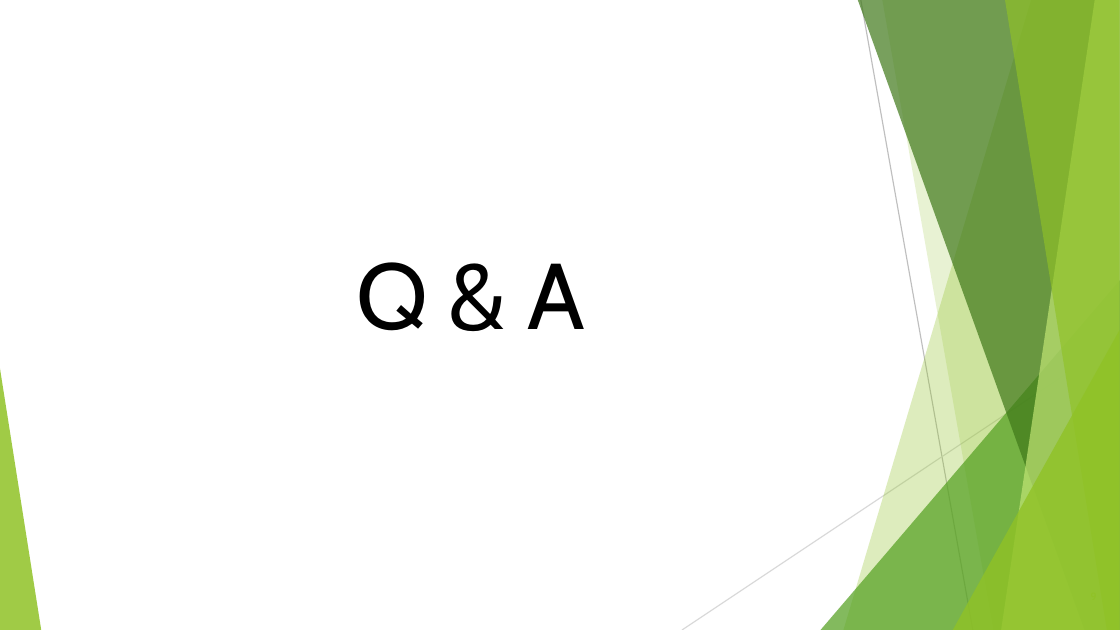
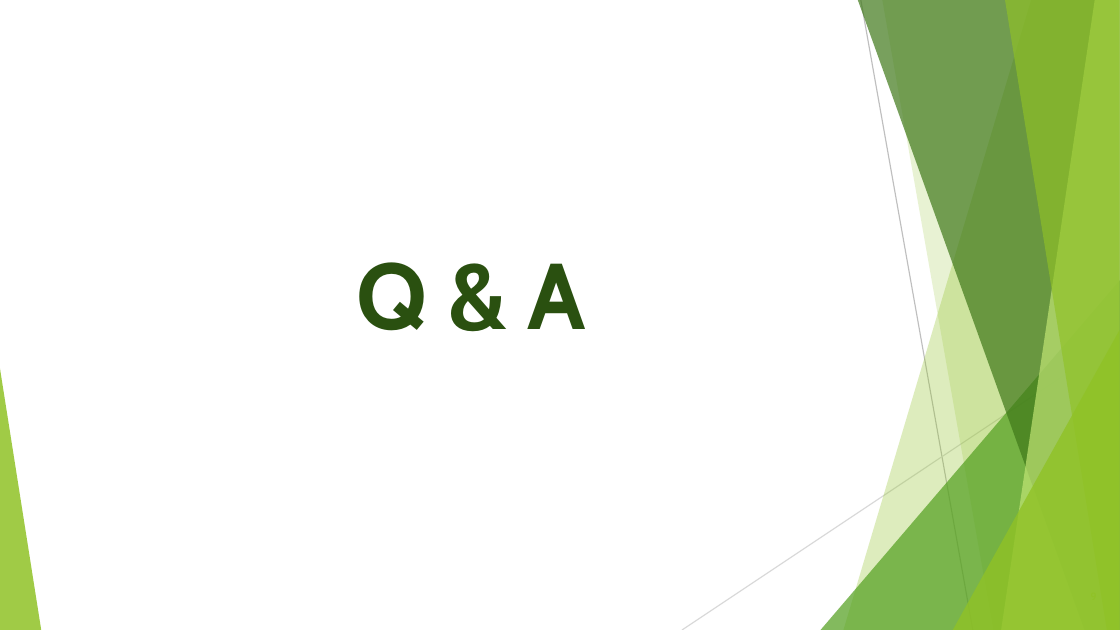
Before and after one commit to AthulRajuGit/2021_IBM_Code_Challenge_Greeenhouse_Monitoring_System, a slide deck: slide 9 of PRESENTATION/IBM PPT (1).pptx. Drawn at 1120x630 pixels with LibreOffice and Linux fonts; fonts in the diff are those of the drawing. Boxes give left, top, right and bottom in pixels: in the first picture for what was removed or moved away, otherwise in the second. Text is boxed around its words. In the diff, an @@ line names an element or a change of style, - is before the commit and + after.

```diff
--- a/PRESENTATION/IBM PPT (1).pptx
+++ b/PRESENTATION/IBM PPT (1).pptx
@@ text "Q & A" at [356, 262, 586, 331]: text colour #000000 to #2A5010, bold on @@
```
Also in this commit, not shown: 9 other slides changed.
